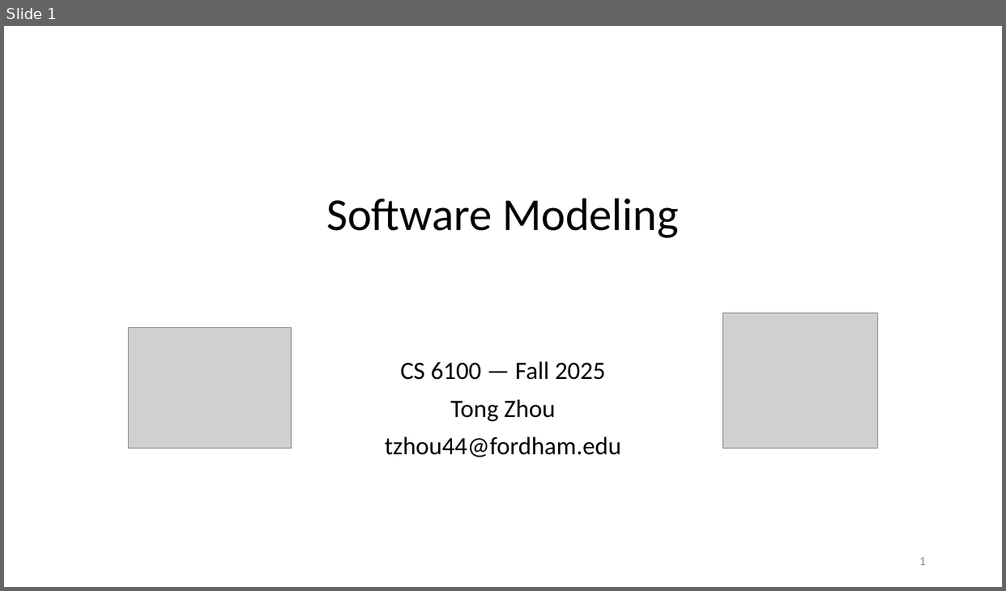
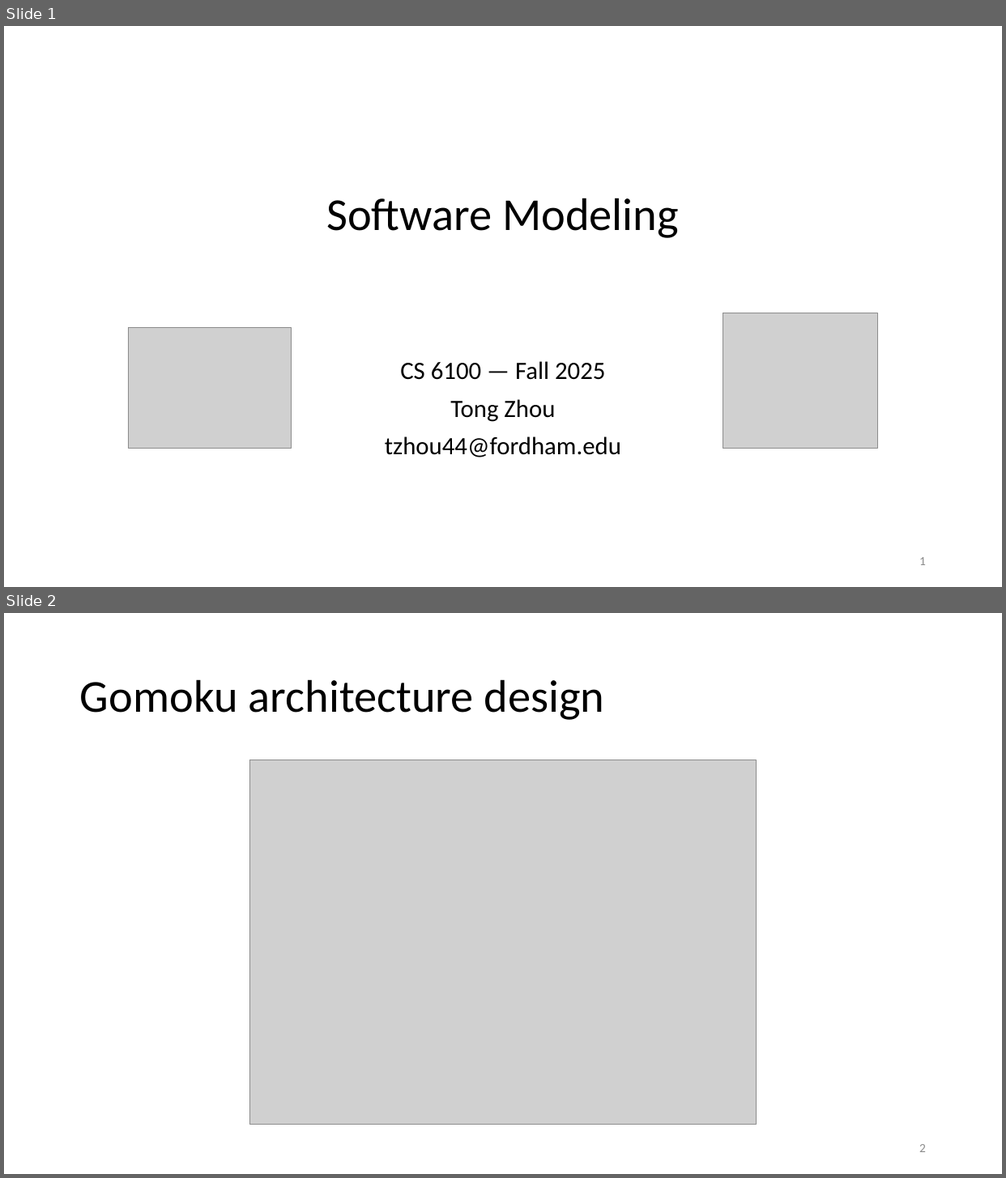
Before and after one commit to tongzhou80/cs6100, a slide deck: slides/Lecture3.pptx. Shown one above the other, each under a label of ours: slide 1 before the commit, slides 1 and 2 after it. The pictures are 1006x591 and 1006x1178 pixels, drawn with LibreOffice and Linux fonts; fonts in the diff are those of the drawing; grey boxes stand for pictures; background and template pictures are left out. Boxes give left, top, right and bottom in pixels: in the first picture for what was removed or moved away, otherwise in the second. Text is boxed around its words. In the diff, an @@ line names an element or a change of style, - is before the commit and + after.

```diff
--- a/slides/Lecture3.pptx
+++ b/slides/Lecture3.pptx
@@ slide 2 added at (4,613,1002,1174), background #FFFFFF @@
@@ title added at (80,679,605,720), 44 pt, text #000000 @@
+Gomoku architecture design
@@ picture added at (249,760,756,1125) @@
@@ page number added at (919,1144,926,1152), 12 pt, text #8C8C8C @@
+2
```
Also in this commit, not shown: 12 other slides added, 1 slide removed, 3 other files.
